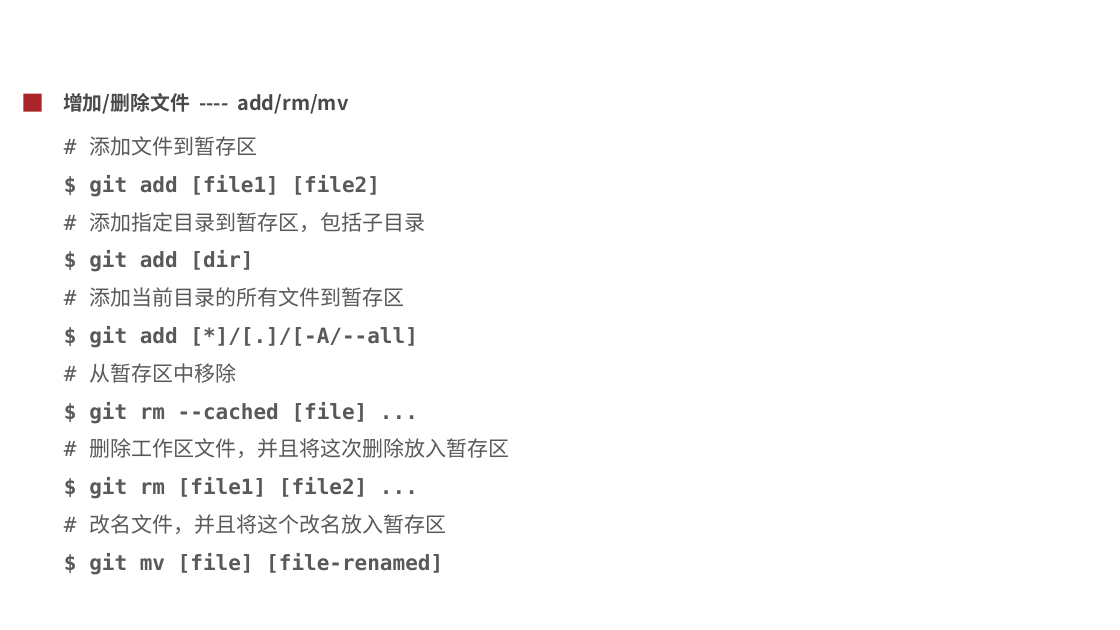
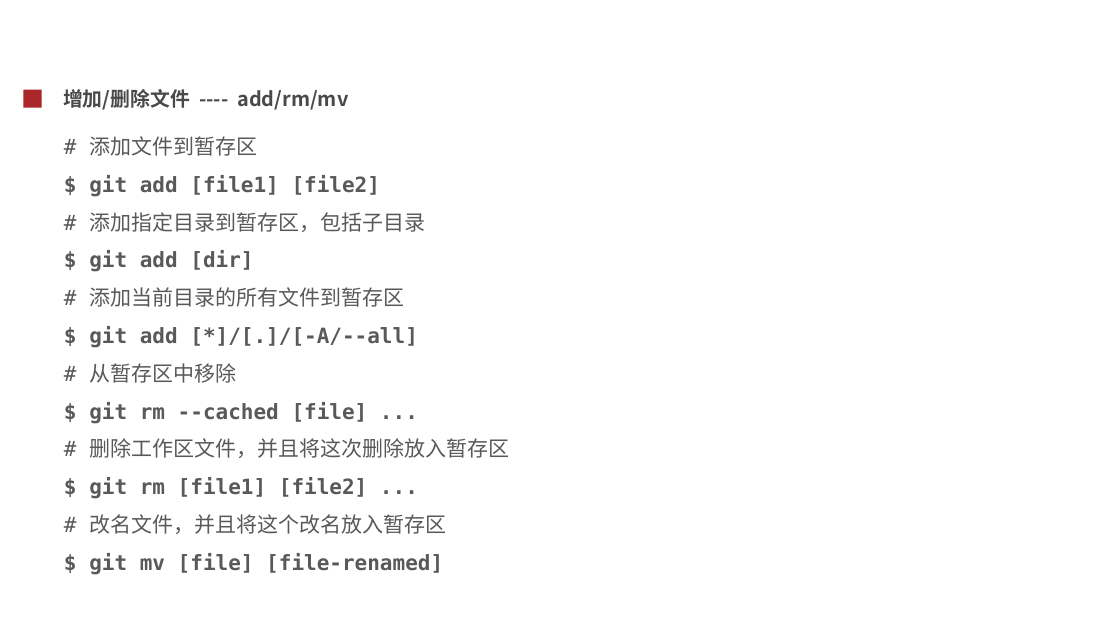
Before and after one commit to cash2one/note-1, a slide deck: slide 11 of toolbox/git使用.ppt. Drawn at 1120x630 pixels with LibreOffice and Linux fonts; fonts in the diff are those of the drawing; background and template pictures are left out. Boxes give left, top, right and bottom in pixels: in the first picture for what was removed or moved away, otherwise in the second. Text is boxed around its words. In the diff, an @@ line names an element or a change of style, - is before the commit and + after.

```diff
--- a/toolbox/git使用.ppt
+++ b/toolbox/git使用.ppt
@@ text "增加/删除文件 ---- add/rm/mv": place and size @@
-text "增加/删除文件 ---- add/rm/mv" at box(63, 93, 348, 114)
+text "增加/删除文件 ---- add/rm/mv" at box(63, 89, 348, 110)
@@ rectangle: place and size @@
-rectangle at box(24, 93, 42, 112)
+rectangle at box(24, 90, 42, 107)
```
Also in this commit, not shown: 4 other slides changed.
